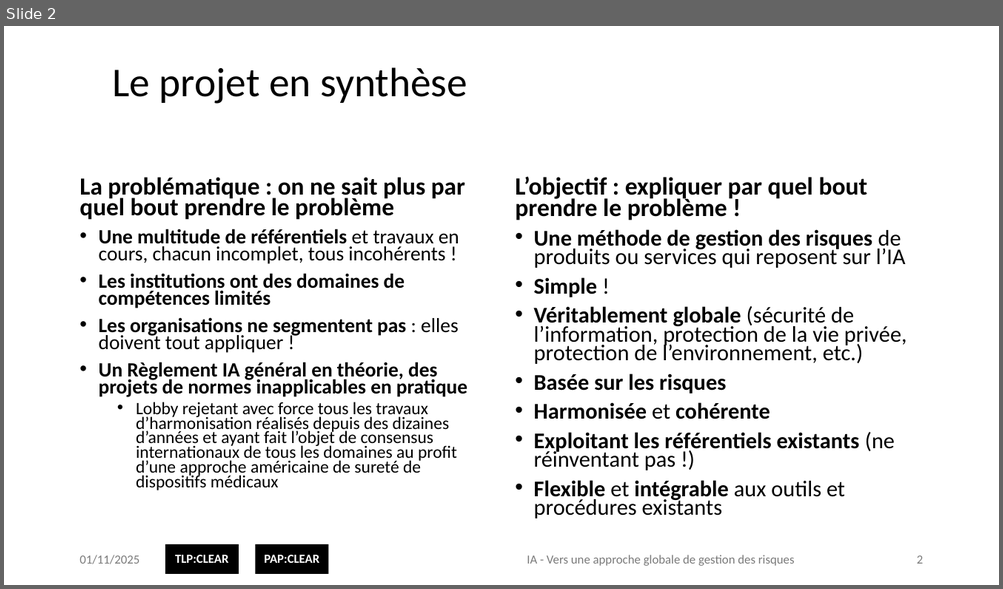
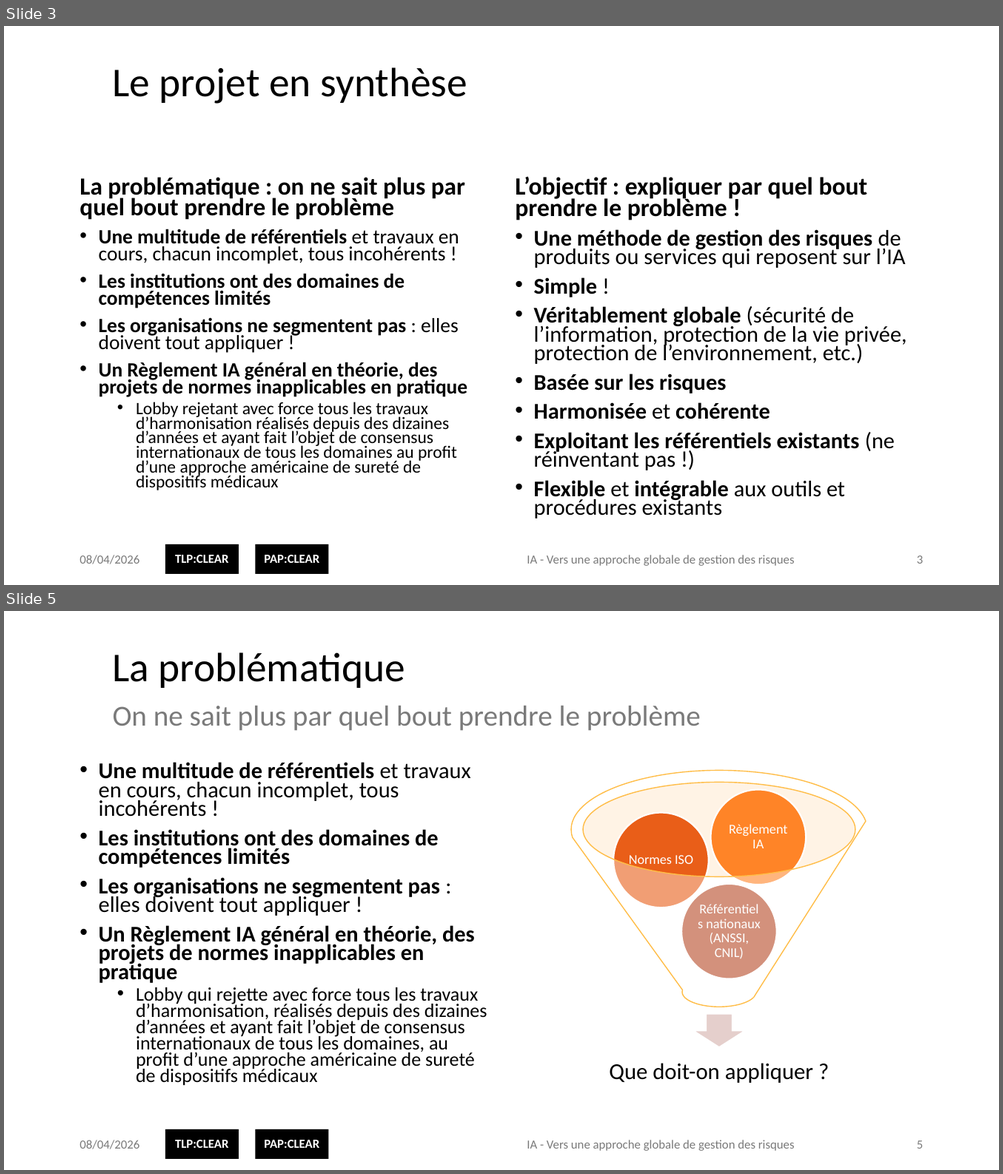
Before and after one commit to matthieu-grall/ai, a slide deck: fr/IA - Gestion des risques - Présentation.pptx. Shown one above the other, each under a label of ours: slide 2 before the commit, slides 3 and 5 after it; the slides between them are not shown. The pictures are 1003x589 and 1003x1174 pixels, drawn with LibreOffice and Linux fonts; fonts in the diff are those of the drawing; background and template pictures are left out. Boxes give left, top, right and bottom in pixels: in the first picture for what was removed or moved away, otherwise in the second. Text is boxed around its words. In the diff, an @@ line names an element or a change of style, - is before the commit and + after.

```diff
--- a/fr/IA - Gestion des risques - Présentation.pptx
+++ b/fr/IA - Gestion des risques - Présentation.pptx
@@ slide 5 added at (4,611,999,1170), background #FFFFFF; not listed: 2 template elements that a slide beside it also shows @@
@@ title added at (113,652,405,688), 39.6 pt, text #000000 @@
+La problématique
@@ text added at (113,706,700,731), 28 pt, text #7A7A7A @@
+On ne sait plus par quel bout prendre le problème
@@ text added at (99,762,487,1086), 21.7 pt, text #000000 @@
+• Une multitude de référentiels et travaux en cours, chacun incomplet, tous incohérents !
+• Les institutions ont des domaines de compétences limités
+• Les organisations ne segmentent pas : elles doivent tout appliquer !
+• Un Règlement IA général en théorie, des projets de normes inapplicables en pratique
+  • Lobby qui rejette avec force tous les travaux d’harmonisation, réalisés depuis des dizaines d’années et ayant fait l’objet de consensus internationaux de tous les domaines, au profit d’une approche américaine de sureté de dispositifs médicaux
@@ group added at (571,771,868,1083): 4 ellipses, 4 texts, 1 down arrow, 1 funnel @@
+Que doit-on appliquer ?
+Référentiels nationaux (ANSSI, CNIL)
+Normes ISO
+Règlement IA
@@ text added at (79,1140,139,1150), 12 pt, text #7A7A7A @@
+08/04/2026
@@ text added at (526,1140,794,1151), 12 pt, text #7A7A7A @@
+IA - Vers une approche globale de gestion des risques
@@ page number added at (916,1141,922,1149), 12 pt, text #7A7A7A @@
+5
@@ what was slide 2 is now slide 3 @@
@@ slide 3 changed as well @@
@@ text at (79,555,139,565): text changed @@
-01/11/2025
+08/04/2026
@@ page number at (916,556,922,564): text changed @@
-2
+3
```
Also in this commit, not shown: 11 other slides changed, 7 other slides added, 1 other file.
